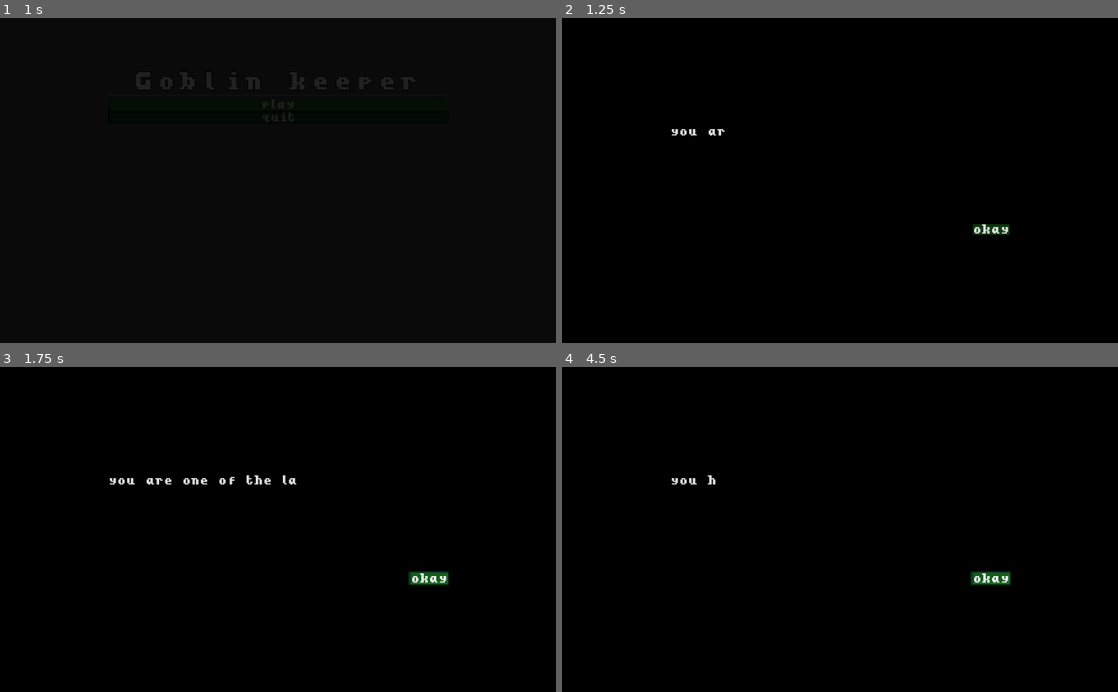
Above: before the commit, frames 1-4 (two rows, left to right).
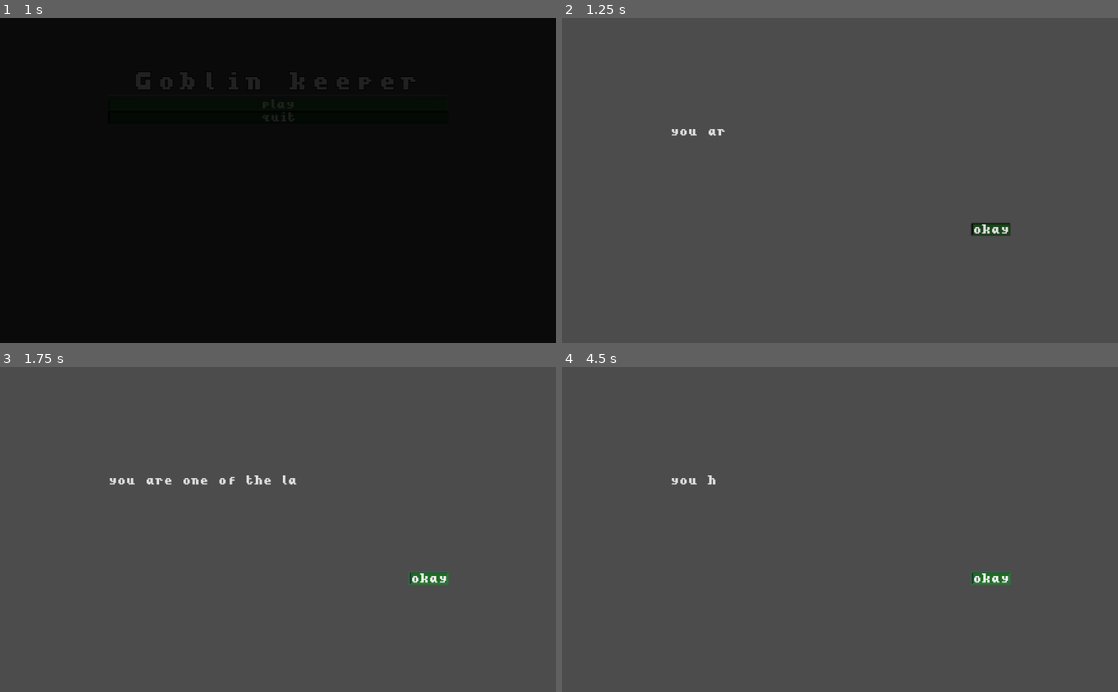
Above: after the commit, the same moments.

Repository: bramreth/LD45
Game: Godot game, scene res://Scenes/main_menu.tscn
The game is run twice, just before and just after one commit, with the same random seed, the same clock (stepped at 60 frames per second) and the same inputs.
Inputs (mouse positions are in pixels of both pictures, inside the frame that each line leads up to):
- Up to frame 1 (1 s): click "play" at 0.5 s
- Up to frame 2 (1.25 s): no input
- Up to frame 3 (1.75 s): click "okay" at 1.25 s
- Up to frame 4 (4.5 s): click (840, 454) at 2 s, where only the run before the commit has a clickable "play"; click "okay" at 2.75 s; click (840, 454) at 3.5 s, where only the run before the commit has a clickable "play"; click "okay" at 4.25 s

Frame 1 is identical in both runs. In frame 2, 100% of the frame differs, in the area x 0-100%, y 0-100%; in frame 3, 100%; in frame 4, 100%.
Error before the commit: Parse Error: Enumeration "Resource" shadows a native class. (res://Scripts/Global_Scripts/ResourceManager.gd:3)

Commit message:
transitions

Diff:
--- a/Scenes/main_menu.gd
+++ b/Scenes/main_menu.gd
@@ -23,4 +23,4 @@
 
 func _on_AnimationPlayer_animation_finished(anim_name):
 	if anim_name == "close":
-		get_tree().get_root().add_child(tutorial_scene.instance())
+		scene_transition.change_scene("tutorial")
--- a/Scenes/tutorial.gd
+++ b/Scenes/tutorial.gd
@@ -79,7 +79,7 @@
 			text_queue = text_queue_2
 			next_scene()
 		"end":
-			queue_free()
+			scene_transition.change_scene("game")
 
 
 
--- /dev/null
+++ b/Scripts/Global_Scripts/scene_transition.gd
@@ -0,0 +1,11 @@
+extends Node
+
+var scene_list = {}
+# Called when the node enters the scene tree for the first time.
+func _ready():
+	scene_list["menu"] = "main_menu"
+	scene_list["tutorial"] = "tutorial"
+	scene_list["game"] = "Game"
+
+func change_scene(scene):
+	get_tree().change_scene("res://Scenes/" + scene_list[scene] + ".tscn")
--- a/project.godot
+++ b/project.godot
@@ -21,7 +21,7 @@
 
 [autoload]
 
-ResourceManager="*res://Scripts/Global_Scripts/ResourceManager.gd"
+scene_transition="*res://Scripts/Global_Scripts/scene_transition.gd"
 
 [rendering]
 
Not shown: 2 places in Assets/Theme/goblin_theme.tres that only renumber resources
